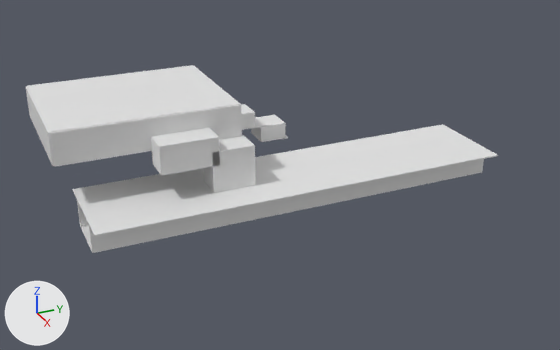
A saved change to the glTF model assets/models/hall_combinacion_l5/hall_combinacion_l5_blockout.glb.
One viewpoint serves both versions: a 50 mm lens placed at (102.9, -23.3, 39.4), pointed at (10.3, 18.3, -6.9). Lighting does not change. The marker at lower left points along +X, +Y and +Z. The first picture is the older version. Vertices at exactly the same position are counted once.

Objects in the first picture: 'BLOCK_Escalera_L5', 'BLOCK_Escalera_Tramo2', 'BLOCK_Muro_Este_Hall', 'BLOCK_Muro_Lateral_AndenL5_Este', 'BLOCK_Muro_Lateral_AndenL5_Oeste', 'BLOCK_Muro_Norte_Hall', 'BLOCK_Muro_Sur_Hall', 'BLOCK_Pasillo_L5', 'BLOCK_Piso_AndenL5', 'BLOCK_Techo_AndenL5', 'BLOCK_Techo_Hall' and 2 more.
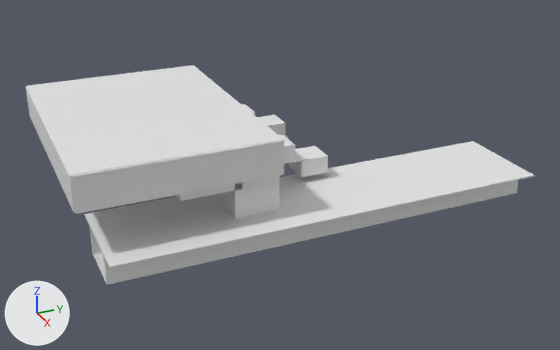
Where the newer file only moved an object's origin or applied its transform, the numbers keep the older frame.

The change, as a diff of the scene's bpy script:
```diff
--- a/assets/models/hall_combinacion_l5/hall_combinacion_l5_blockout.glb.py
+++ b/assets/models/hall_combinacion_l5/hall_combinacion_l5_blockout.glb.py
@@ me_block_techo_hall_mesh @@
 # used by ob_block_techo_hall; location = (0.0, 0.0, 4.5)
-me_block_techo_hall_mesh.from_pydata(...)  # 8 vertices, 12 faces; spans x -10.0..10.0, y -12.5..12.5, z -0.1..0.1
+me_block_techo_hall_mesh.from_pydata(...)  # 8 vertices, 12 faces; spans x -10.0..24.0, y -12.5..12.5, z -0.1..0.1
+# me_block_techo_hall_mesh part 1: the whole mesh is scaled about its middle by (1.7, 1, 1), then moved by (7.0, 0.0, 0.0)
@@ me_block_muro_norte_hall_mesh @@
 # used by ob_block_muro_norte_hall; location = (0.0, -12.5, 2.25)
-me_block_muro_norte_hall_mesh.from_pydata(...)  # 8 vertices, 12 faces; spans x -10.0..10.0, y -0.2..0.2, z -2.2..2.2
+me_block_muro_norte_hall_mesh.from_pydata(...)  # 8 vertices, 12 faces; spans x -10.0..24.0, y -0.2..0.2, z -2.2..2.2
+# me_block_muro_norte_hall_mesh part 2: the whole mesh is scaled about its middle by (1.7, 1, 1), then moved by (7.0, 0.0, 0.0)
@@ me_block_muro_sur_hall_mesh @@
 # used by ob_block_muro_sur_hall; location = (0.0, 12.5, 2.25)
-me_block_muro_sur_hall_mesh.from_pydata(...)  # 8 vertices, 12 faces; spans x -10.0..10.0, y -0.2..0.2, z -2.2..2.2
+me_block_muro_sur_hall_mesh.from_pydata(...)  # 8 vertices, 12 faces; spans x -10.0..24.0, y -0.2..0.2, z -2.2..2.2
+# me_block_muro_sur_hall_mesh part 3: the whole mesh is scaled about its middle by (1.7, 1, 1), then moved by (7.0, 0.0, 0.0)
@@ ob_block_muro_este_hall @@
 ob_block_muro_este_hall = bpy.data.objects.new('BLOCK_Muro_Este_Hall', me_block_muro_este_hall_mesh)
-ob_block_muro_este_hall.location = (10.0, 0.0, 2.25)
+ob_block_muro_este_hall.location = (24.0, 0.0, 2.25)
@@ ob_block_piso_andenl5 @@
 ob_block_piso_andenl5 = bpy.data.objects.new('BLOCK_Piso_AndenL5', me_block_piso_andenl5_mesh)
-ob_block_piso_andenl5.location = (12.0, 20.0, -10.0)
+ob_block_piso_andenl5.location = (20.0, 20.0, -10.0)
@@ ob_block_techo_andenl5 @@
 ob_block_techo_andenl5 = bpy.data.objects.new('BLOCK_Techo_AndenL5', me_block_techo_andenl5_mesh)
-ob_block_techo_andenl5.location = (12.0, 20.0, -6.0)
+ob_block_techo_andenl5.location = (20.0, 20.0, -6.0)
@@ ob_block_muro_lateral_andenl5_oeste @@
 ob_block_muro_lateral_andenl5_oeste = bpy.data.objects.new('BLOCK_Muro_Lateral_AndenL5_Oeste', me_block_muro_lateral_andenl5_oeste_mesh)
-ob_block_muro_lateral_andenl5_oeste.location = (8.25, 20.0, -8.0)
+ob_block_muro_lateral_andenl5_oeste.location = (16.25, 20.0, -8.0)
@@ ob_block_muro_lateral_andenl5_este @@
 ob_block_muro_lateral_andenl5_este = bpy.data.objects.new('BLOCK_Muro_Lateral_AndenL5_Este', me_block_muro_lateral_andenl5_este_mesh)
-ob_block_muro_lateral_andenl5_este.location = (15.75, 20.0, -8.0)
+ob_block_muro_lateral_andenl5_este.location = (23.75, 20.0, -8.0)
@@ ob_block_escalera_tramob2 @@
+ob_block_escalera_tramob2 = bpy.data.objects.new('BLOCK_Escalera_TramoB2', me_block_escalera_tramo2_mesh.copy())  # the mesh of ob_block_escalera_tramo2
+ob_block_escalera_tramob2.location = (14.0, 21.0, -3.75)
@@ ob_block_descansob @@
+ob_block_descansob = bpy.data.objects.new('BLOCK_DescansoB', me_block_descanso_mesh.copy())  # the mesh of ob_block_descanso
+ob_block_descansob.location = (14.0, 19.0, -2.5)
@@ ob_block_escalera_tramob1 @@
+ob_block_escalera_tramob1 = bpy.data.objects.new('BLOCK_Escalera_TramoB1', me_block_escalera_tramo2_mesh.copy())  # the mesh of ob_block_escalera_tramo2
+ob_block_escalera_tramob1.location = (14.0, 16.0, -1.25)
```

Where the change shows, as pixel boxes [x1, y1, x2, y2] in the pictures (560 x 350 px):
'BLOCK_Techo_AndenL5', moved: before [72, 124, 498, 236]; after [84, 141, 535, 268]
'BLOCK_Techo_Hall', moved, rescaled (20% wider, 65% taller): before [27, 65, 240, 132]; after [27, 65, 282, 176]
'BLOCK_Muro_Este_Hall', moved: before [50, 105, 241, 167]; after [72, 140, 283, 214]
'BLOCK_Muro_Lateral_AndenL5_Este', moved: before [89, 159, 484, 253]; after [103, 180, 518, 285]
'BLOCK_Muro_Norte_Hall', moved, rescaled (76% wider, 58% taller): before [26, 86, 54, 166]; after [26, 86, 76, 213]
'BLOCK_Escalera_TramoB2', added: after [289, 146, 328, 177]
'BLOCK_Piso_AndenL5', moved: before [81, 225, 92, 251]; after [93, 253, 106, 282]
'BLOCK_Escalera_TramoB1', added: after [279, 135, 295, 164]
'BLOCK_Muro_Lateral_AndenL5_Oeste', moved: before [77, 200, 89, 227]; after [89, 225, 102, 254]
'BLOCK_Muro_Sur_Hall', moved, rescaled (86% wider, 54% taller): before [194, 66, 242, 136]; after [194, 66, 284, 174]
'BLOCK_DescansoB', added: after [295, 148, 308, 162]
'BLOCK_Pasillo_L5', unchanged, covered by the edit: before [151, 128, 220, 176]; after [176, 183, 242, 201]
